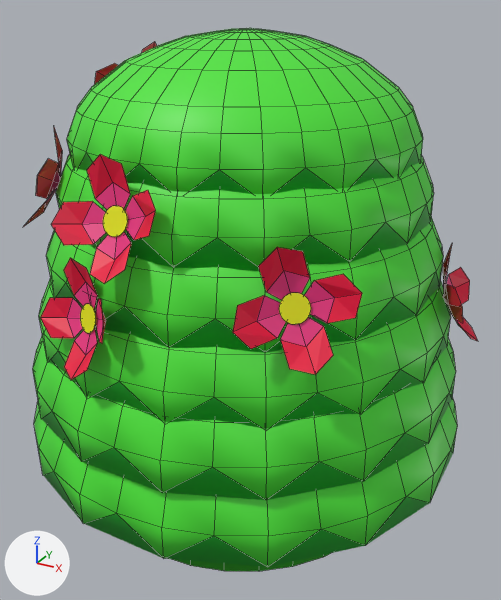
What one commit did to the Blender file RBDCivilization/Assets/Models/Landscape/ArbustoColor2primavera.blend.
The view is the same before and after, from a 50 mm lens placed at (1.95, -3.55, 1.78), pointed at (0.05, -0.1, 0.06). Lighting does not change. The marker at lower left points along +X, +Y and +Z. Mesh edges are drawn as thin lines.

Script lines for the objects in view, before the commit:
```python
ob_cylinder_003 = bpy.data.objects.new('Cylinder.003', me_cylinder)
ob_cylinder_003.location = (0.0, -0.08, -0.192)
ob_plane_000 = bpy.data.objects.new('Plane.000', me_plane_001)
ob_plane_000.location = (-1.34, -3.295, -0.198)
ob_plane_000.rotation_euler = (1.338, 0.648, 4.384)  # degrees (77, 37, 251)
ob_plane_000.scale = (0.0719, 0.0719, 0.0719)
ob_plane_001 = bpy.data.objects.new('Plane.001', me_plane_002)
ob_plane_001.location = (-3.36, -1.162, -0.198)
ob_plane_001.rotation_euler = (1.338, 0.648, 3.522)  # degrees (77, 37, 202)
ob_plane_001.scale = (0.0719, 0.0719, 0.0719)
```
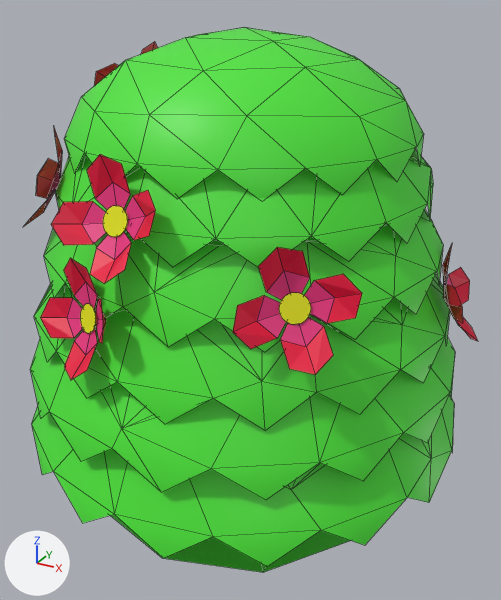
Diff of the bpy script that builds the scene:
```diff
--- a/RBDCivilization/Assets/Models/Landscape/ArbustoColor2primavera.blend.py
+++ b/RBDCivilization/Assets/Models/Landscape/ArbustoColor2primavera.blend.py
@@ me_cylinder @@
 # used by ob_cylinder_003; location = (0.0, -0.08, -0.192)
-me_cylinder.from_pydata(...)  # 896 vertices, 782 faces; spans x -1.36..1.36, y -1.34..1.37, z -1.0..1.81
+me_cylinder.from_pydata(...)  # 896 vertices, 769 faces; spans x -1.36..1.35, y -1.34..1.37, z -1.0..1.81
+# me_cylinder part 1
+# 13 faces are deleted
 me_cylinder.materials.append(mat_material)
 me_cylinder.materials.append(mat_material_001)
-me_cylinder.materials.append(mat_material_002)  # green #10ac26
@@ ob_cylinder_003 @@
 ob_cylinder_003.location = (0.0, -0.08, -0.192)
+_m = ob_cylinder_003.modifiers.new('Decimate', 'DECIMATE')
+_m.ratio = 0.341
```

Changed parts and their boxes (x1, y1, x2, y2) in the pictures (501 x 600 px):
'Cylinder.003', reshaped, modifiers changed: before (33, 29, 457, 571); after (30, 28, 455, 572)
part 1 of me_cylinder, deleted (green): before (42, 147, 453, 567)
